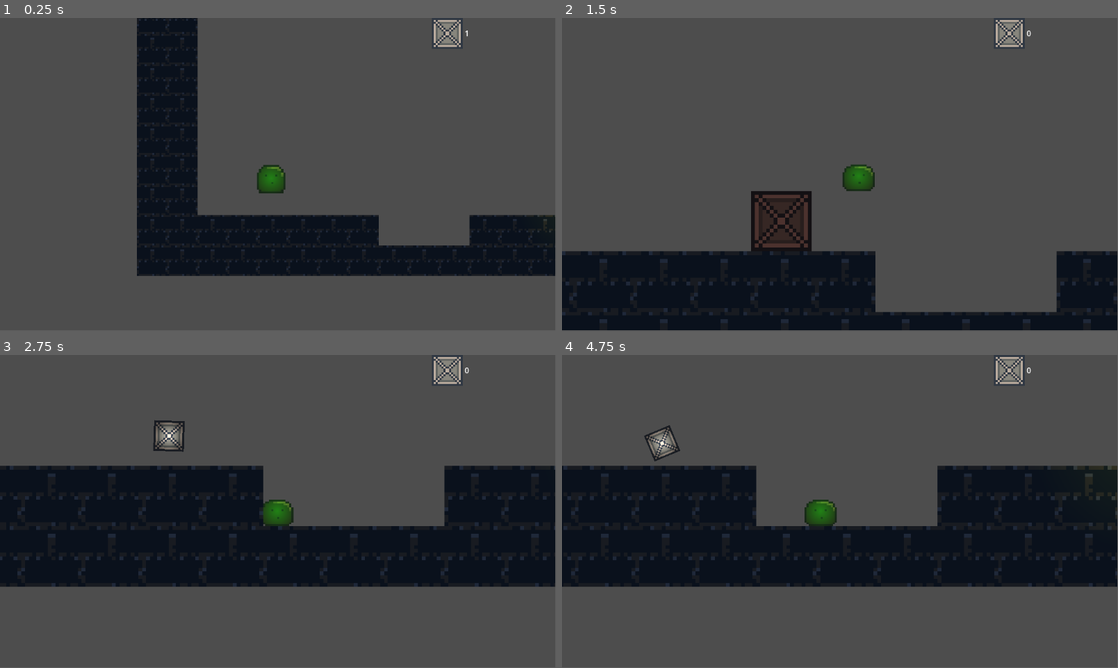
Above: before the commit, frames 1-4 (two rows, left to right).
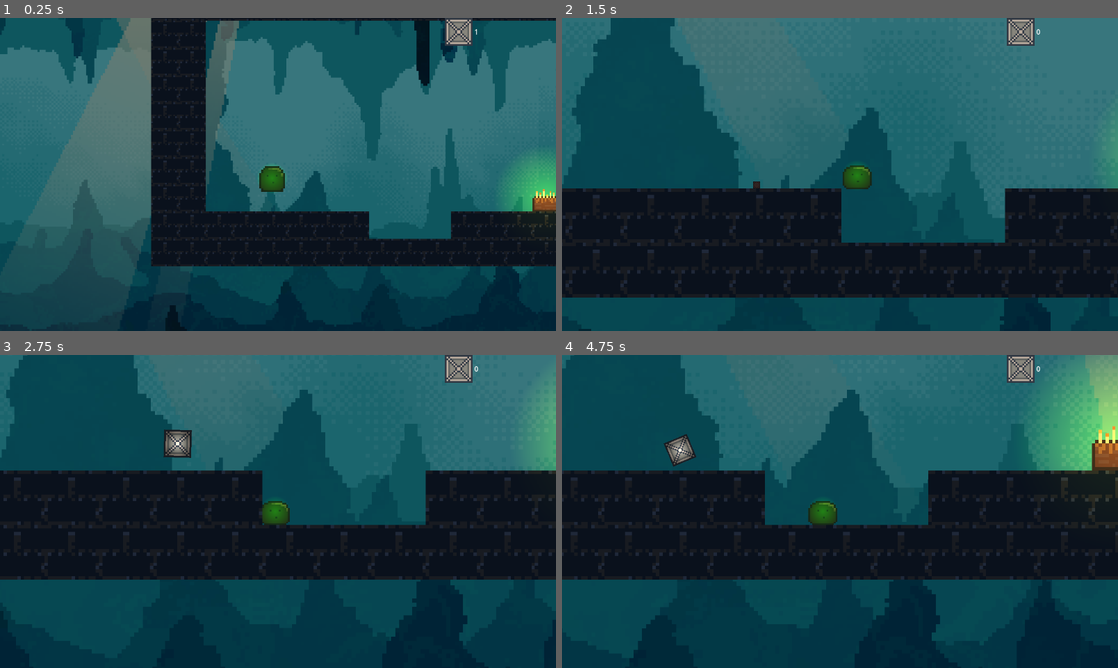
Above: after the commit, the same moments.

Repository: jkuball/splittle-bocks
Game: Godot game, scene res://scenes/levels/level2.tscn
Two runs of this game, one before a commit and one after it. Both use one fixed random seed, a clock stepped at 60 frames per second and the inputs below. This scene is started directly instead of the project's main scene.
Inputs:
- Up to frame 1 (0.25 s): no input
- Up to frame 2 (1.5 s): hold D (player_right) from 0.53 s (still down); tap Space (player_splittle) at 0.6, 1.35 s
- Up to frame 3 (2.75 s): release D (player_right) at 2.03 s; hold A (player_left) from 2.03 s (still down); tap Space (player_splittle) at 2.1 s
- Up to frame 4 (4.75 s): release A (player_left) at 2.78 s; hold D (player_right) 2.78-4.28 s; tap Space (player_splittle) at 2.85, 3.6, 4.35 s; hold A (player_left) from 4.28 s (still down)
In our replay, the window is 799x449 before the commit and 800x450 after it. These sizes can differ from the game's own. Grey fills any space a smaller window leaves; there, only what the larger window draws over its background counts as a difference.

The runs differ from the first frame. In frame 1, 84% of the frame differs, in the area x 0-100%, y 0-100%; in frame 2, 89%; in frame 3, 72%; in frame 4, 72%.

Commit message:
Background

Diff:
--- a/project.godot
+++ b/project.godot
@@ -14,6 +14,12 @@
 run/main_scene="res://scenes/levels/level1.tscn"
 config/features=PackedStringArray("4.3", "Forward Plus")
 config/icon="res://icon.svg"
+
+[display]
+
+window/size/viewport_width=1280
+window/size/viewport_height=720
+window/stretch/mode="viewport"
 
 [editor_plugins]
 
--- a/scenes/bocks.tscn
+++ b/scenes/bocks.tscn
@@ -4,18 +4,17 @@
 [ext_resource type="Texture2D" uid="uid://b7eklow4kuoga" path="res://assets/bocks.png" id="1_aun37"]
 
 [sub_resource type="RectangleShape2D" id="RectangleShape2D_5db8f"]
-size = Vector2(64, 64)
+size = Vector2(15.875, 16)
 
 [node name="Bocks" type="Node2D"]
+scale = Vector2(8, 8)
 script = ExtResource("1_4qbuy")
 
 [node name="RigidBody" type="RigidBody2D" parent="." groups=["Bocks"]]
 
 [node name="Collider" type="CollisionShape2D" parent="RigidBody"]
-scale = Vector2(2, 2)
 shape = SubResource("RectangleShape2D_5db8f")
 
 [node name="Sprite" type="Sprite2D" parent="RigidBody/Collider"]
-position = Vector2(-1.90735e-06, -1.90735e-06)
-scale = Vector2(4, 4)
+position = Vector2(-3.8147e-06, -3.8147e-06)
 texture = ExtResource("1_aun37")
--- a/scenes/levels/level1.tscn
+++ b/scenes/levels/level1.tscn
@@ -7,9 +7,93 @@
 [ext_resource type="PackedScene" uid="uid://cu4gu0acf6dp1" path="res://scenes/goal.tscn" id="4_pcl5x"]
 [ext_resource type="PackedScene" uid="uid://bvow2qdtaojla" path="res://scenes/pickup.tscn" id="5_6bqss"]
 [ext_resource type="PackedScene" uid="uid://dfs4csrso2wcm" path="res://scenes/hud.tscn" id="5_nbs3j"]
+[ext_resource type="Texture2D" uid="uid://ik7c1721c4v4" path="res://assets/background/1.png" id="8_8djlt"]
+[ext_resource type="Texture2D" uid="uid://do3fwbk0kwtvf" path="res://assets/background/2.png" id="9_6bh5w"]
+[ext_resource type="Texture2D" uid="uid://dvf4i20nfbo3b" path="res://assets/background/3fx.png" id="10_oci7g"]
+[ext_resource type="Texture2D" uid="uid://7dsk24sme1im" path="res://assets/background/4.png" id="11_trs6c"]
+[ext_resource type="Texture2D" uid="uid://chh0rkgpdcto5" path="res://assets/background/5.png" id="12_aai00"]
+[ext_resource type="Texture2D" uid="uid://bp47tmi7qeitp" path="res://assets/background/6fx.png" id="13_mm7s5"]
+[ext_resource type="Texture2D" uid="uid://bk0kkcomoybqc" path="res://assets/background/7.png" id="14_0gvel"]
+[ext_resource type="Texture2D" uid="uid://dh6nf6a1ssul5" path="res://assets/background/8fx.png" id="15_g6640"]
+[ext_resource type="Texture2D" uid="uid://dpc8tmseffsvd" path="res://assets/background/9.png" id="16_g3del"]
 
 [node name="Node2D2" type="Node2D"]
 script = ExtResource("1_n306p")
+
+[node name="TheParallax" type="Node2D" parent="."]
+position = Vector2(0, 720)
+scale = Vector2(2, 2)
+
+[node name="Parallax2D" type="Parallax2D" parent="TheParallax"]
+scroll_scale = Vector2(0.1, 1)
+repeat_size = Vector2(1920, 0)
+repeat_times = 3
+
+[node name="Back1" type="Sprite2D" parent="TheParallax/Parallax2D"]
+texture = ExtResource("8_8djlt")
+
+[node name="Parallax2D2" type="Parallax2D" parent="TheParallax"]
+scroll_scale = Vector2(0.3, 1)
+repeat_size = Vector2(1920, 0)
+repeat_times = 3
+
+[node name="Back2" type="Sprite2D" parent="TheParallax/Parallax2D2"]
+texture = ExtResource("9_6bh5w")
+
+[node name="Parallax2D3" type="Parallax2D" parent="TheParallax"]
+scroll_scale = Vector2(0.5, 1)
+repeat_size = Vector2(1920, 0)
+repeat_times = 3
+
+[node name="Back3" type="Sprite2D" parent="TheParallax/Parallax2D3"]
+texture = ExtResource("10_oci7g")
+
+[node name="Parallax2D4" type="Parallax2D" parent="TheParallax"]
+scroll_scale = Vector2(0.7, 1)
+repeat_size = Vector2(1920, 0)
+repeat_times = 3
+
+[node name="Back4" type="Sprite2D" parent="TheParallax/Parallax2D4"]
+texture = ExtResource("11_trs6c")
+
+[node name="Parallax2D5" type="Parallax2D" parent="TheParallax"]
+scroll_scale = Vector2(0.9, 1)
+repeat_size = Vector2(1920, 0)
+repeat_times = 3
+
+[node name="Back5" type="Sprite2D" parent="TheParallax/Parallax2D5"]
+texture = ExtResource("12_aai00")
+
+[node name="Parallax2D6" type="Parallax2D" parent="TheParallax"]
+repeat_size = Vector2(1920, 0)
+repeat_times = 3
+
+[node name="Back6" type="Sprite2D" parent="TheParallax/Parallax2D6"]
+texture = ExtResource("13_mm7s5")
+
+[node name="Parallax2D7" type="Parallax2D" parent="TheParallax"]
+scroll_scale = Vector2(1.2, 1)
+repeat_size = Vector2(1920, 0)
+repeat_times = 3
+
+[node name="Back7" type="Sprite2D" parent="TheParallax/Parallax2D7"]
+texture = ExtResource("14_0gvel")
+
+[node name="Parallax2D8" type="Parallax2D" parent="TheParallax"]
+scroll_scale = Vector2(1.4, 1)
+repeat_size = Vector2(1920, 0)
+repeat_times = 3
+
+[node name="Back8" type="Sprite2D" parent="TheParallax/Parallax2D8"]
+texture = ExtResource("15_g6640")
+
+[node name="Parallax2D9" type="Parallax2D" parent="TheParallax"]
+scroll_scale = Vector2(1.6, 1)
+repeat_size = Vector2(1920, 0)
+repeat_times = 3
+
+[node name="Back9" type="Sprite2D" parent="TheParallax/Parallax2D9"]
+texture = ExtResource("16_g3del")
 
 [node name="Camera2D" type="Camera2D" parent="." node_paths=PackedStringArray("player")]
 position = Vector2(774, 224)
--- a/scenes/levels/level2.tscn
+++ b/scenes/levels/level2.tscn
@@ -1,14 +1,98 @@
-[gd_scene load_steps=7 format=4 uid="uid://q87i26gx2q35"]
+[gd_scene load_steps=16 format=4 uid="uid://q87i26gx2q35"]
 
 [ext_resource type="Script" path="res://scripts/level_manager.gd" id="1_210vw"]
 [ext_resource type="Script" path="res://scripts/follow_player.gd" id="1_rdclj"]
+[ext_resource type="Texture2D" uid="uid://ik7c1721c4v4" path="res://assets/background/1.png" id="2_1m0o5"]
 [ext_resource type="PackedScene" uid="uid://c2wkhfsiwtuvv" path="res://scenes/player.tscn" id="2_tkm38"]
+[ext_resource type="Texture2D" uid="uid://do3fwbk0kwtvf" path="res://assets/background/2.png" id="3_aa3rs"]
 [ext_resource type="TileSet" uid="uid://buf3uaa5v4x1x" path="res://assets/tile_set_full.tres" id="3_vtjo7"]
+[ext_resource type="Texture2D" uid="uid://dvf4i20nfbo3b" path="res://assets/background/3fx.png" id="4_guqjv"]
 [ext_resource type="PackedScene" uid="uid://cu4gu0acf6dp1" path="res://scenes/goal.tscn" id="4_k4d5h"]
+[ext_resource type="Texture2D" uid="uid://7dsk24sme1im" path="res://assets/background/4.png" id="5_fvvon"]
 [ext_resource type="PackedScene" uid="uid://dfs4csrso2wcm" path="res://scenes/hud.tscn" id="5_v4pg5"]
+[ext_resource type="Texture2D" uid="uid://chh0rkgpdcto5" path="res://assets/background/5.png" id="6_4un5r"]
+[ext_resource type="Texture2D" uid="uid://bp47tmi7qeitp" path="res://assets/background/6fx.png" id="7_70r3d"]
+[ext_resource type="Texture2D" uid="uid://bk0kkcomoybqc" path="res://assets/background/7.png" id="8_1eyu4"]
+[ext_resource type="Texture2D" uid="uid://dh6nf6a1ssul5" path="res://assets/background/8fx.png" id="9_0p5eu"]
+[ext_resource type="Texture2D" uid="uid://dpc8tmseffsvd" path="res://assets/background/9.png" id="10_u7814"]
 
 [node name="Node2D4" type="Node2D"]
 script = ExtResource("1_210vw")
+
+[node name="TheParallax" type="Node2D" parent="."]
+position = Vector2(0, 180)
+scale = Vector2(2.5, 2.5)
+
+[node name="Parallax2D" type="Parallax2D" parent="TheParallax"]
+scroll_scale = Vector2(0.1, 1)
+repeat_size = Vector2(1920, 0)
+repeat_times = 3
+
+[node name="Back1" type="Sprite2D" parent="TheParallax/Parallax2D"]
+texture = ExtResource("2_1m0o5")
+
+[node name="Parallax2D2" type="Parallax2D" parent="TheParallax"]
+scroll_scale = Vector2(0.3, 1)
+repeat_size = Vector2(1920, 0)
+repeat_times = 3
+
+[node name="Back2" type="Sprite2D" parent="TheParallax/Parallax2D2"]
+texture = ExtResource("3_aa3rs")
+
+[node name="Parallax2D3" type="Parallax2D" parent="TheParallax"]
+scroll_scale = Vector2(0.5, 1)
+repeat_size = Vector2(1920, 0)
+repeat_times = 3
+
+[node name="Back3" type="Sprite2D" parent="TheParallax/Parallax2D3"]
+texture = ExtResource("4_guqjv")
+
+[node name="Parallax2D4" type="Parallax2D" parent="TheParallax"]
+scroll_scale = Vector2(0.7, 1)
+repeat_size = Vector2(1920, 0)
+repeat_times = 3
+
+[node name="Back4" type="Sprite2D" parent="TheParallax/Parallax2D4"]
+texture = ExtResource("5_fvvon")
+
+[node name="Parallax2D5" type="Parallax2D" parent="TheParallax"]
+scroll_scale = Vector2(0.9, 1)
+repeat_size = Vector2(1920, 0)
+repeat_times = 3
+
+[node name="Back5" type="Sprite2D" parent="TheParallax/Parallax2D5"]
+texture = ExtResource("6_4un5r")
+
+[node name="Parallax2D6" type="Parallax2D" parent="TheParallax"]
+repeat_size = Vector2(1920, 0)
+repeat_times = 3
+
+[node name="Back6" type="Sprite2D" parent="TheParallax/Parallax2D6"]
+texture = ExtResource("7_70r3d")
+
+[node name="Parallax2D7" type="Parallax2D" parent="TheParallax"]
+scroll_scale = Vector2(1.2, 1)
+repeat_size = Vector2(1920, 0)
+repeat_times = 3
+
+[node name="Back7" type="Sprite2D" parent="TheParallax/Parallax2D7"]
+texture = ExtResource("8_1eyu4")
+
+[node name="Parallax2D8" type="Parallax2D" parent="TheParallax"]
+scroll_scale = Vector2(1.4, 1)
+repeat_size = Vector2(1920, 0)
+repeat_times = 3
+
+[node name="Back8" type="Sprite2D" parent="TheParallax/Parallax2D8"]
+texture = ExtResource("9_0p5eu")
+
+[node name="Parallax2D9" type="Parallax2D" parent="TheParallax"]
+scroll_scale = Vector2(1.6, 1)
+repeat_size = Vector2(1920, 0)
+repeat_times = 3
+
+[node name="Back9" type="Sprite2D" parent="TheParallax/Parallax2D9"]
+texture = ExtResource("10_u7814")
 
 [node name="Camera2D" type="Camera2D" parent="." node_paths=PackedStringArray("player")]
 position = Vector2(964, 343)
--- a/scenes/levels/level3.tscn
+++ b/scenes/levels/level3.tscn
@@ -1,15 +1,99 @@
-[gd_scene load_steps=8 format=4 uid="uid://r36f3yg46hj1"]
+[gd_scene load_steps=17 format=4 uid="uid://r36f3yg46hj1"]
 
 [ext_resource type="Script" path="res://scripts/level_manager.gd" id="1_1vkwt"]
 [ext_resource type="Script" path="res://scripts/follow_player.gd" id="1_378in"]
+[ext_resource type="Texture2D" uid="uid://ik7c1721c4v4" path="res://assets/background/1.png" id="2_f8cpq"]
 [ext_resource type="PackedScene" uid="uid://c2wkhfsiwtuvv" path="res://scenes/player.tscn" id="2_lu5v1"]
+[ext_resource type="Texture2D" uid="uid://do3fwbk0kwtvf" path="res://assets/background/2.png" id="3_w1g4s"]
 [ext_resource type="TileSet" uid="uid://buf3uaa5v4x1x" path="res://assets/tile_set_full.tres" id="3_y24ti"]
 [ext_resource type="PackedScene" uid="uid://cu4gu0acf6dp1" path="res://scenes/goal.tscn" id="4_owqps"]
+[ext_resource type="Texture2D" uid="uid://dvf4i20nfbo3b" path="res://assets/background/3fx.png" id="4_y4cql"]
 [ext_resource type="PackedScene" uid="uid://bvow2qdtaojla" path="res://scenes/pickup.tscn" id="5_ejb2l"]
+[ext_resource type="Texture2D" uid="uid://7dsk24sme1im" path="res://assets/background/4.png" id="5_h1oct"]
 [ext_resource type="PackedScene" uid="uid://dfs4csrso2wcm" path="res://scenes/hud.tscn" id="5_jnkkb"]
+[ext_resource type="Texture2D" uid="uid://chh0rkgpdcto5" path="res://assets/background/5.png" id="6_nbrja"]
+[ext_resource type="Texture2D" uid="uid://bp47tmi7qeitp" path="res://assets/background/6fx.png" id="7_kf1aq"]
+[ext_resource type="Texture2D" uid="uid://bk0kkcomoybqc" path="res://assets/background/7.png" id="8_a3b5r"]
+[ext_resource type="Texture2D" uid="uid://dh6nf6a1ssul5" path="res://assets/background/8fx.png" id="9_6go2a"]
+[ext_resource type="Texture2D" uid="uid://dpc8tmseffsvd" path="res://assets/background/9.png" id="10_y4gxt"]
 
 [node name="Node2D3" type="Node2D"]
 script = ExtResource("1_1vkwt")
+
+[node name="TheParallax" type="Node2D" parent="."]
+position = Vector2(0, 200)
+scale = Vector2(4, 4)
+
+[node name="Parallax2D" type="Parallax2D" parent="TheParallax"]
+scroll_scale = Vector2(0.1, 1)
+repeat_size = Vector2(1920, 0)
+repeat_times = 3
+
+[node name="Back1" type="Sprite2D" parent="TheParallax/Parallax2D"]
+texture = ExtResource("2_f8cpq")
+
+[node name="Parallax2D2" type="Parallax2D" parent="TheParallax"]
+scroll_scale = Vector2(0.3, 1)
+repeat_size = Vector2(1920, 0)
+repeat_times = 3
+
+[node name="Back2" type="Sprite2D" parent="TheParallax/Parallax2D2"]
+texture = ExtResource("3_w1g4s")
+
+[node name="Parallax2D3" type="Parallax2D" parent="TheParallax"]
+scroll_scale = Vector2(0.5, 1)
+repeat_size = Vector2(1920, 0)
+repeat_times = 3
+
+[node name="Back3" type="Sprite2D" parent="TheParallax/Parallax2D3"]
+texture = ExtResource("4_y4cql")
+
+[node name="Parallax2D4" type="Parallax2D" parent="TheParallax"]
+scroll_scale = Vector2(0.7, 1)
+repeat_size = Vector2(1920, 0)
+repeat_times = 3
+
+[node name="Back4" type="Sprite2D" parent="TheParallax/Parallax2D4"]
+texture = ExtResource("5_h1oct")
+
+[node name="Parallax2D5" type="Parallax2D" parent="TheParallax"]
+scroll_scale = Vector2(0.9, 1)
+repeat_size = Vector2(1920, 0)
+repeat_times = 3
+
+[node name="Back5" type="Sprite2D" parent="TheParallax/Parallax2D5"]
+texture = ExtResource("6_nbrja")
+
+[node name="Parallax2D6" type="Parallax2D" parent="TheParallax"]
+repeat_size = Vector2(1920, 0)
+repeat_times = 3
+
+[node name="Back6" type="Sprite2D" parent="TheParallax/Parallax2D6"]
+texture = ExtResource("7_kf1aq")
+
+[node name="Parallax2D7" type="Parallax2D" parent="TheParallax"]
+scroll_scale = Vector2(1.2, 1)
+repeat_size = Vector2(1920, 0)
+repeat_times = 3
+
+[node name="Back7" type="Sprite2D" parent="TheParallax/Parallax2D7"]
+texture = ExtResource("8_a3b5r")
+
+[node name="Parallax2D8" type="Parallax2D" parent="TheParallax"]
+scroll_scale = Vector2(1.4, 1)
+repeat_size = Vector2(1920, 0)
+repeat_times = 3
+
+[node name="Back8" type="Sprite2D" parent="TheParallax/Parallax2D8"]
+texture = ExtResource("9_6go2a")
+
+[node name="Parallax2D9" type="Parallax2D" parent="TheParallax"]
+scroll_scale = Vector2(1.6, 1)
+repeat_size = Vector2(1920, 0)
+repeat_times = 3
+
+[node name="Back9" type="Sprite2D" parent="TheParallax/Parallax2D9"]
+texture = ExtResource("10_y4gxt")
 
 [node name="Camera2D" type="Camera2D" parent="." node_paths=PackedStringArray("player")]
 position = Vector2(964, 343)
--- a/scenes/levels/level4.tscn
+++ b/scenes/levels/level4.tscn
@@ -1,14 +1,98 @@
-[gd_scene load_steps=7 format=4 uid="uid://di482ofk34j6x"]
+[gd_scene load_steps=16 format=4 uid="uid://di482ofk34j6x"]
 
 [ext_resource type="Script" path="res://scripts/level_manager.gd" id="1_l5iru"]
 [ext_resource type="Script" path="res://scripts/follow_player.gd" id="1_srq18"]
+[ext_resource type="Texture2D" uid="uid://ik7c1721c4v4" path="res://assets/background/1.png" id="2_bbye5"]
 [ext_resource type="PackedScene" uid="uid://c2wkhfsiwtuvv" path="res://scenes/player.tscn" id="2_gtv0c"]
 [ext_resource type="TileSet" uid="uid://buf3uaa5v4x1x" path="res://assets/tile_set_full.tres" id="3_3ycej"]
+[ext_resource type="Texture2D" uid="uid://do3fwbk0kwtvf" path="res://assets/background/2.png" id="3_snnqq"]
 [ext_resource type="PackedScene" uid="uid://dk60gs2hajwx7" path="res://scenes/pressure_plate.tscn" id="4_0lwj4"]
+[ext_resource type="Texture2D" uid="uid://dvf4i20nfbo3b" path="res://assets/background/3fx.png" id="4_awugg"]
+[ext_resource type="Texture2D" uid="uid://7dsk24sme1im" path="res://assets/background/4.png" id="5_aqpqj"]
 [ext_resource type="PackedScene" uid="uid://dfs4csrso2wcm" path="res://scenes/hud.tscn" id="5_dcl38"]
+[ext_resource type="Texture2D" uid="uid://chh0rkgpdcto5" path="res://assets/background/5.png" id="6_aaxtr"]
+[ext_resource type="Texture2D" uid="uid://bp47tmi7qeitp" path="res://assets/background/6fx.png" id="7_8dxy4"]
+[ext_resource type="Texture2D" uid="uid://bk0kkcomoybqc" path="res://assets/background/7.png" id="8_80gbn"]
+[ext_resource type="Texture2D" uid="uid://dh6nf6a1ssul5" path="res://assets/background/8fx.png" id="9_u1mrq"]
+[ext_resource type="Texture2D" uid="uid://dpc8tmseffsvd" path="res://assets/background/9.png" id="10_nje3r"]
 
 [node name="Node2D4" type="Node2D"]
 script = ExtResource("1_l5iru")
+
+[node name="TheParallax" type="Node2D" parent="."]
+position = Vector2(0, 150)
+scale = Vector2(4, 4)
+
+[node name="Parallax2D" type="Parallax2D" parent="TheParallax"]
+scroll_scale = Vector2(0.1, 1)
+repeat_size = Vector2(1920, 0)
+repeat_times = 3
+
+[node name="Back1" type="Sprite2D" parent="TheParallax/Parallax2D"]
+texture = ExtResource("2_bbye5")
+
+[node name="Parallax2D2" type="Parallax2D" parent="TheParallax"]
+scroll_scale = Vector2(0.3, 1)
+repeat_size = Vector2(1920, 0)
+repeat_times = 3
+
+[node name="Back2" type="Sprite2D" parent="TheParallax/Parallax2D2"]
+texture = ExtResource("3_snnqq")
+
+[node name="Parallax2D3" type="Parallax2D" parent="TheParallax"]
+scroll_scale = Vector2(0.5, 1)
+repeat_size = Vector2(1920, 0)
+repeat_times = 3
+
+[node name="Back3" type="Sprite2D" parent="TheParallax/Parallax2D3"]
+texture = ExtResource("4_awugg")
+
+[node name="Parallax2D4" type="Parallax2D" parent="TheParallax"]
+scroll_scale = Vector2(0.7, 1)
+repeat_size = Vector2(1920, 0)
+repeat_times = 3
+
+[node name="Back4" type="Sprite2D" parent="TheParallax/Parallax2D4"]
+texture = ExtResource("5_aqpqj")
+
+[node name="Parallax2D5" type="Parallax2D" parent="TheParallax"]
+scroll_scale = Vector2(0.9, 1)
+repeat_size = Vector2(1920, 0)
+repeat_times = 3
+
+[node name="Back5" type="Sprite2D" parent="TheParallax/Parallax2D5"]
+texture = ExtResource("6_aaxtr")
+
+[node name="Parallax2D6" type="Parallax2D" parent="TheParallax"]
+repeat_size = Vector2(1920, 0)
+repeat_times = 3
+
+[node name="Back6" type="Sprite2D" parent="TheParallax/Parallax2D6"]
+texture = ExtResource("7_8dxy4")
+
+[node name="Parallax2D7" type="Parallax2D" parent="TheParallax"]
+scroll_scale = Vector2(1.2, 1)
+repeat_size = Vector2(1920, 0)
+repeat_times = 3
+
+[node name="Back7" type="Sprite2D" parent="TheParallax/Parallax2D7"]
+texture = ExtResource("8_80gbn")
+
+[node name="Parallax2D8" type="Parallax2D" parent="TheParallax"]
+scroll_scale = Vector2(1.4, 1)
+repeat_size = Vector2(1920, 0)
+repeat_times = 3
+
+[node name="Back8" type="Sprite2D" parent="TheParallax/Parallax2D8"]
+texture = ExtResource("9_u1mrq")
+
+[node name="Parallax2D9" type="Parallax2D" parent="TheParallax"]
+scroll_scale = Vector2(1.6, 1)
+repeat_size = Vector2(1920, 0)
+repeat_times = 3
+
+[node name="Back9" type="Sprite2D" parent="TheParallax/Parallax2D9"]
+texture = ExtResource("10_nje3r")
 
 [node name="Camera2D" type="Camera2D" parent="." node_paths=PackedStringArray("player")]
 position = Vector2(964, 343)
--- a/scripts/player_movement.gd
+++ b/scripts/player_movement.gd
@@ -113,7 +113,8 @@
 				var bocks = make_bocks()
 
 				## Prototype bocks scaling ##
-				bocks.find_child("Collider").apply_scale(Vector2(bocksScale,bocksScale))
+				print_debug(Vector2(bocksScale,bocksScale))
+				bocks.apply_scale(Vector2(bocksScale,bocksScale))
 
 				var scale_factor = TEXTURE_PIXEL_SIZE * scale.x
 
Binary file added: assets/background/1.png
Not shown, added: assets/background/1.png.import
Binary file added: assets/background/2.png
Not shown, added: assets/background/2.png.import
Binary file added: assets/background/3fx.png
Not shown, added: assets/background/3fx.png.import
Binary file added: assets/background/4.png
Not shown, added: assets/background/4.png.import
Binary file added: assets/background/5.png
Not shown, added: assets/background/5.png.import
Binary file added: assets/background/6fx.png
Not shown, added: assets/background/6fx.png.import
(and 7 more such lines)
